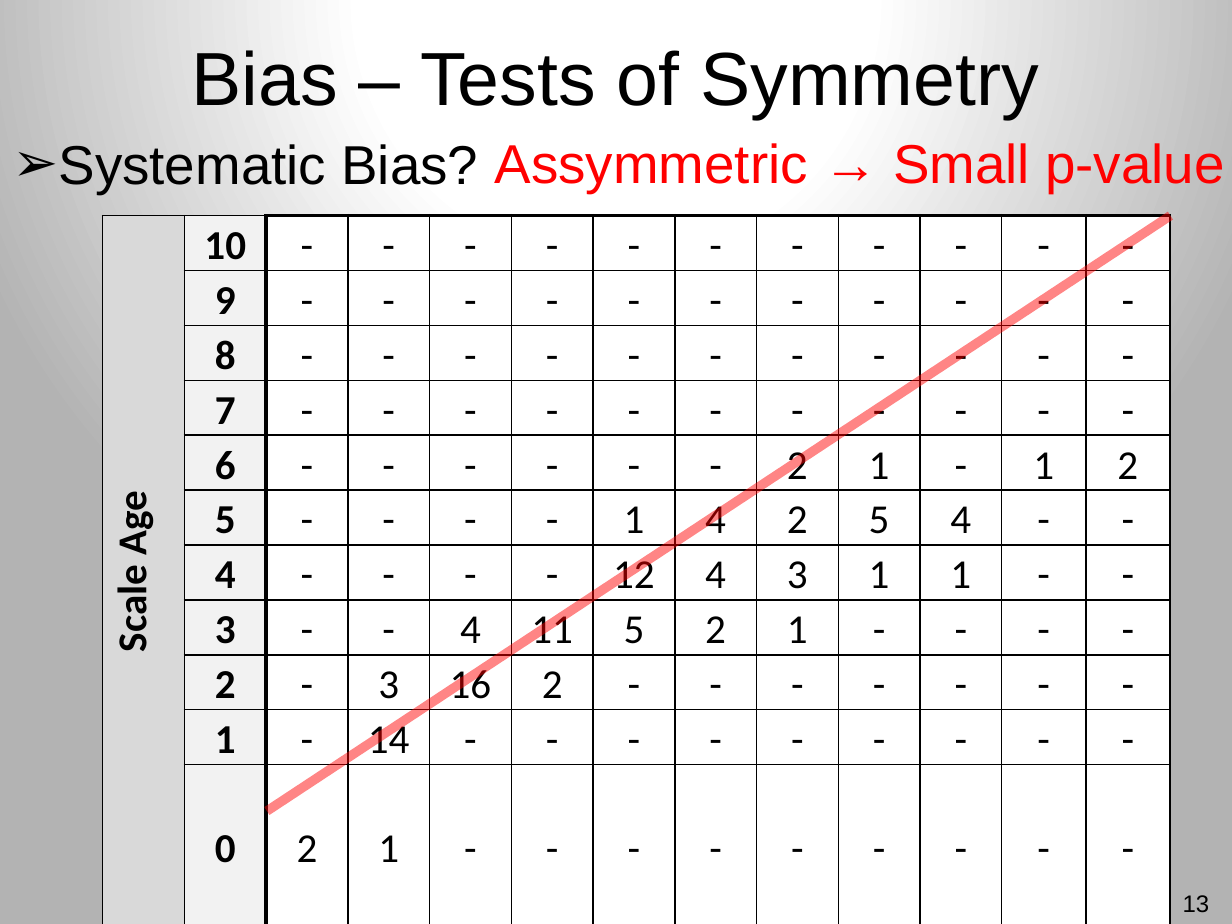
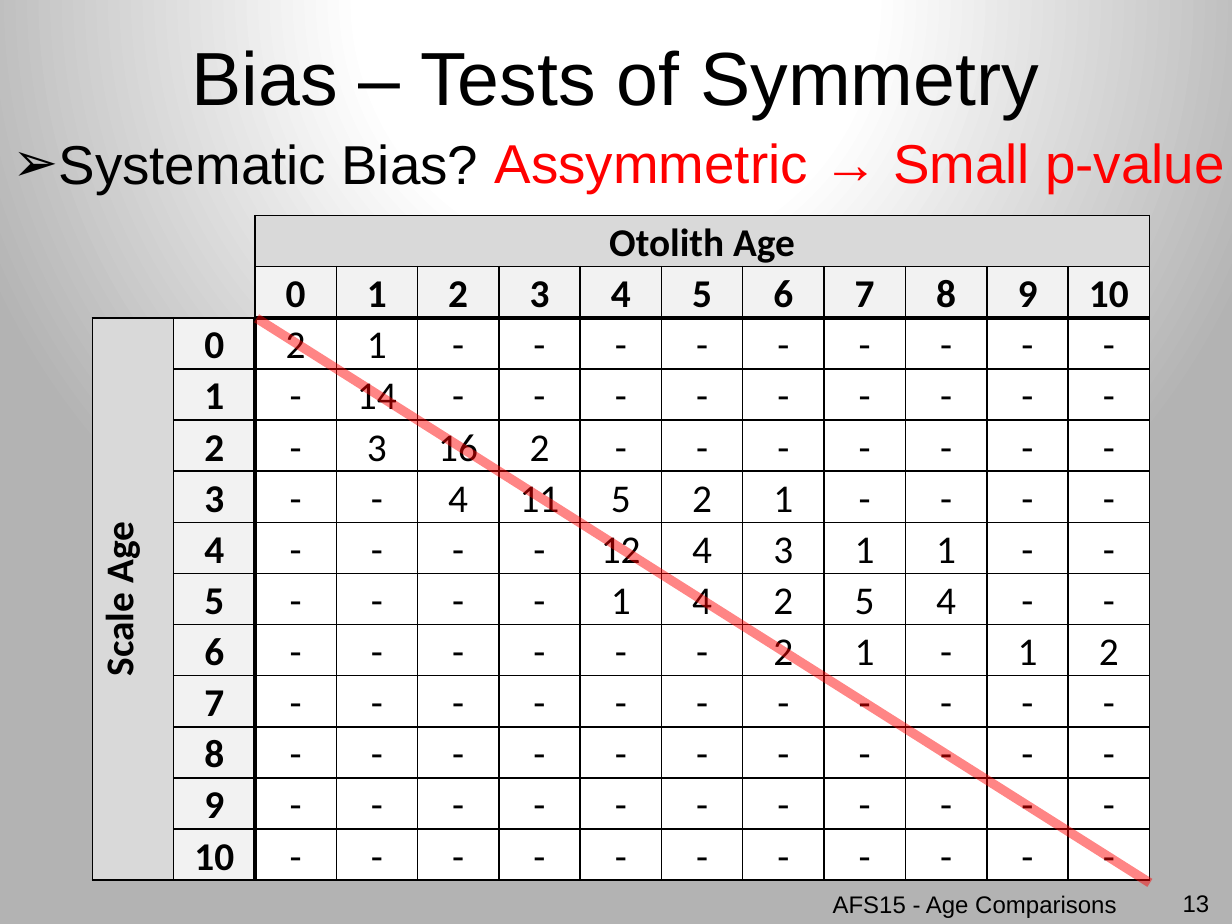
Before and after one commit to droglenc/AFSPortland2015, a slide deck: slide 13 of Slides/01_AgeComparisons.pptx. Drawn at 1232x924 pixels with LibreOffice and Linux fonts; fonts in the diff are those of the drawing. Boxes give left, top, right and bottom in pixels: in the first picture for what was removed or moved away, otherwise in the second. Text is boxed around its words. In the diff, an @@ line names an element or a change of style, - is before the commit and + after.

```diff
--- a/Slides/01_AgeComparisons.pptx
+++ b/Slides/01_AgeComparisons.pptx
@@ table at (x1=92, y1=216, x2=1149, y2=884) @@
-row 1: Scale Age | 10 | - | - | - | - | - | - | - | - | - | - | -
+row 1:  |  | Otolith Age |  |  |  |  |  |  |  |  |  | 
+row 2:  |  | 0 | 1 | 2 | 3 | 4 | 5 | 6 | 7 | 8 | 9 | 10
+row 3: Scale Age | 0 | 2 | 1 | - | - | - | - | - | - | - | - | -
+row 4:  | 1 | - | 14 | - | - | - | - | - | - | - | - | -
+row 5:  | 2 | - | 3 | 16 | 2 | - | - | - | - | - | - | -
+row 6:  | 3 | - | - | 4 | 11 | 5 | 2 | 1 | - | - | - | -
+row 7:  | 4 | - | - | - | - | 12 | 4 | 3 | 1 | 1 | - | -
+row 8:  | 5 | - | - | - | - | 1 | 4 | 2 | 5 | 4 | - | -
+row 9:  | 6 | - | - | - | - | - | - | 2 | 1 | - | 1 | 2
+row 10:  | 7 | - | - | - | - | - | - | - | - | - | - | -
+row 11:  | 8 | - | - | - | - | - | - | - | - | - | - | -
-row 3:  | 8 | - | - | - | - | - | - | - | - | - | - | -
-row 4:  | 7 | - | - | - | - | - | - | - | - | - | - | -
-row 5:  | 6 | - | - | - | - | - | - | 2 | 1 | - | 1 | 2
-row 6:  | 5 | - | - | - | - | 1 | 4 | 2 | 5 | 4 | - | -
-row 7:  | 4 | - | - | - | - | 12 | 4 | 3 | 1 | 1 | - | -
-row 8:  | 3 | - | - | 4 | 11 | 5 | 2 | 1 | - | - | - | -
-row 9:  | 2 | - | 3 | 16 | 2 | - | - | - | - | - | - | -
-row 10:  | 1 | - | 14 | - | - | - | - | - | - | - | - | -
-row 11:  | 0 | 2 | 1 | - | - | - | - | - | - | - | - | -
-row 12:  |  | 0 | 1 | 2 | 3 | 4 | 5 | 6 | 7 | 8 | 9 | 10
-row 13:  |  | Otolith Age |  |  |  |  |  |  |  |  |  | 
+row 13:  | 10 | - | - | - | - | - | - | - | - | - | - | -
@@ fill #D9D9D9 to none in row 1, column 1 @@
@@ fill #F2F2F2 to none in 2 cells @@
@@ fill #FFFFFF to #D9D9D9 in row 1, column 3 @@
@@ fill #FFFFFF to #F2F2F2 in 11 cells @@
@@ fill none to #F2F2F2 in 2 cells @@
@@ fill #F2F2F2 to #FFFFFF in 11 cells @@
@@ fill #D9D9D9 to #FFFFFF in row 13, column 3 @@
@@ size 24 to 23 pt in "-", "-", "-", "-" and 62 more places @@
@@ less space between paragraphs @@
@@ borders changed @@
@@ table resized from (x1=102, y1=216, x2=1164, y2=924) to (x1=92, y1=216, x2=1149, y2=884) @@
@@ line moved from (267, 811) - (1170, 216) to (256, 318) - (1149, 883) @@
```
Also in this commit, not shown: 2 other slides changed, 2 slides added, 3 other files.
